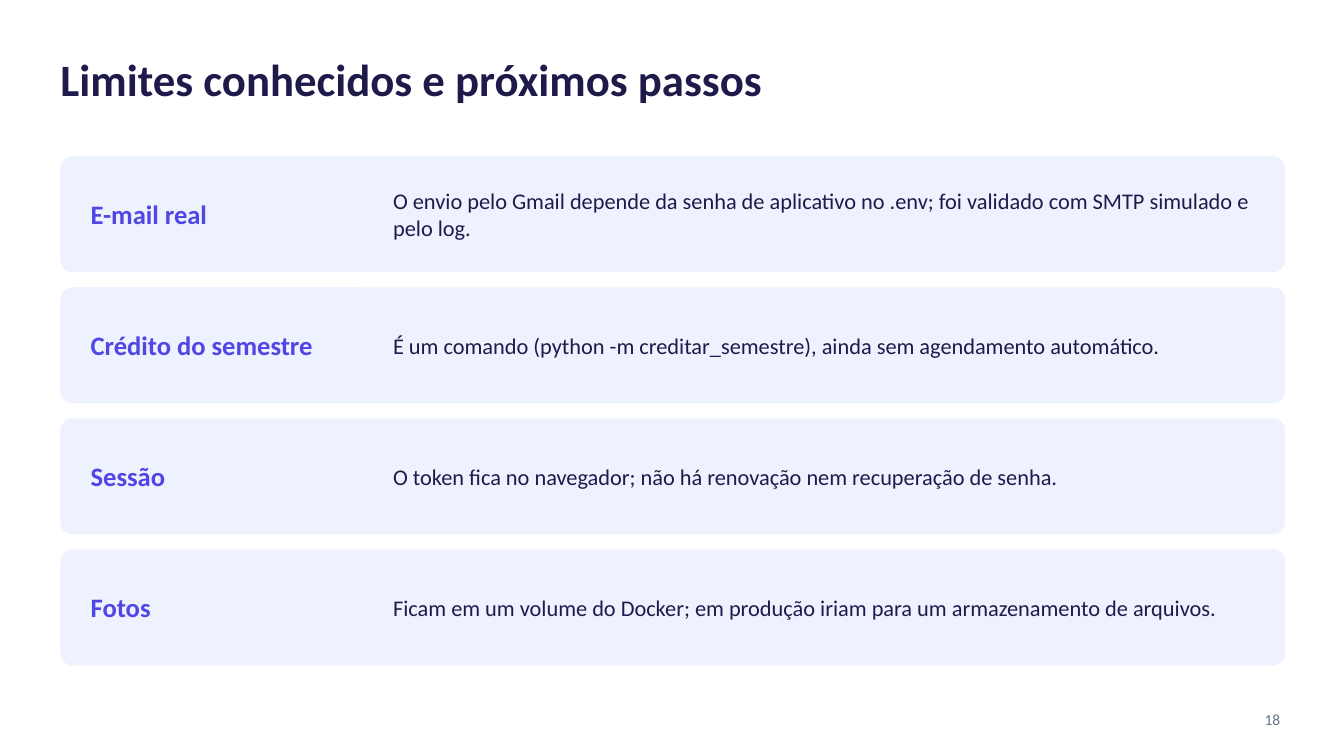
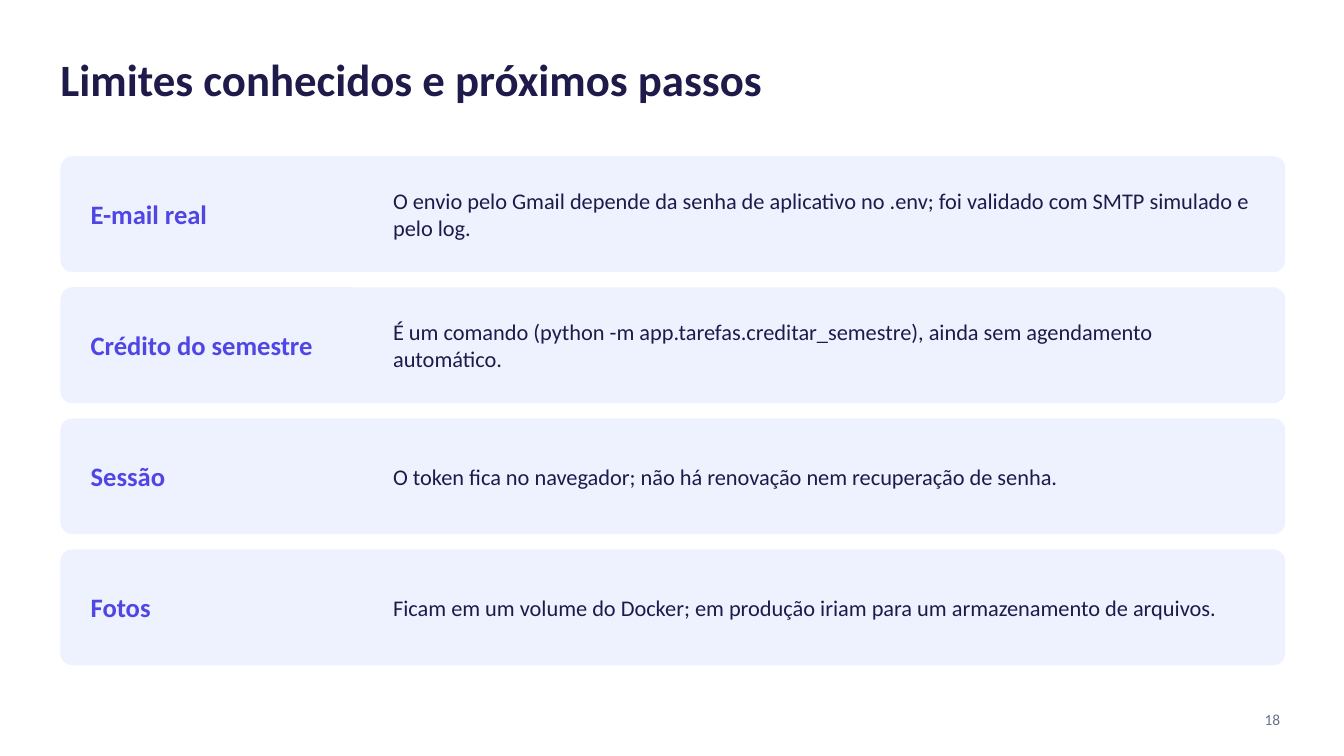
Before and after one commit to lucaslmchaves/sistema-moeda-estudantil, a slide deck: slide 18 of docs/apresentacao/Lab03S03-Apresentacao.pptx. Drawn at 1344x756 pixels with LibreOffice and Linux fonts; fonts in the diff are those of the drawing. Boxes give left, top, right and bottom in pixels: in the first picture for what was removed or moved away, otherwise in the second. Text is boxed around its words. In the diff, an @@ line names an element or a change of style, - is before the commit and + after.

```diff
--- a/docs/apresentacao/Lab03S03-Apresentacao.pptx
+++ b/docs/apresentacao/Lab03S03-Apresentacao.pptx
@@ text at (393, 321, 1152, 367): text changed @@
-É um comando (python -m creditar_semestre), ainda sem agendamento automático.
+É um comando (python -m app.tarefas.creditar_semestre), ainda sem agendamento automático.
```
Also in this commit, not shown: 6 other slides changed, 2 other files.
